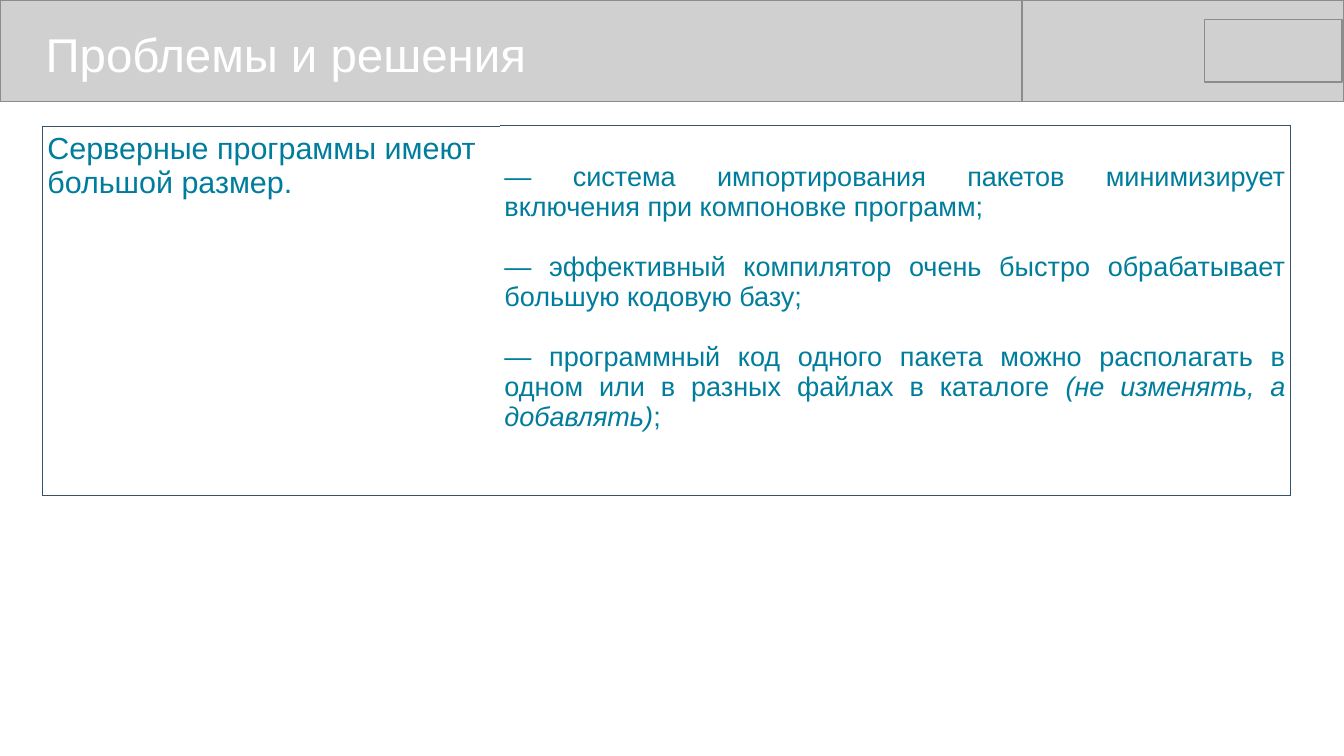
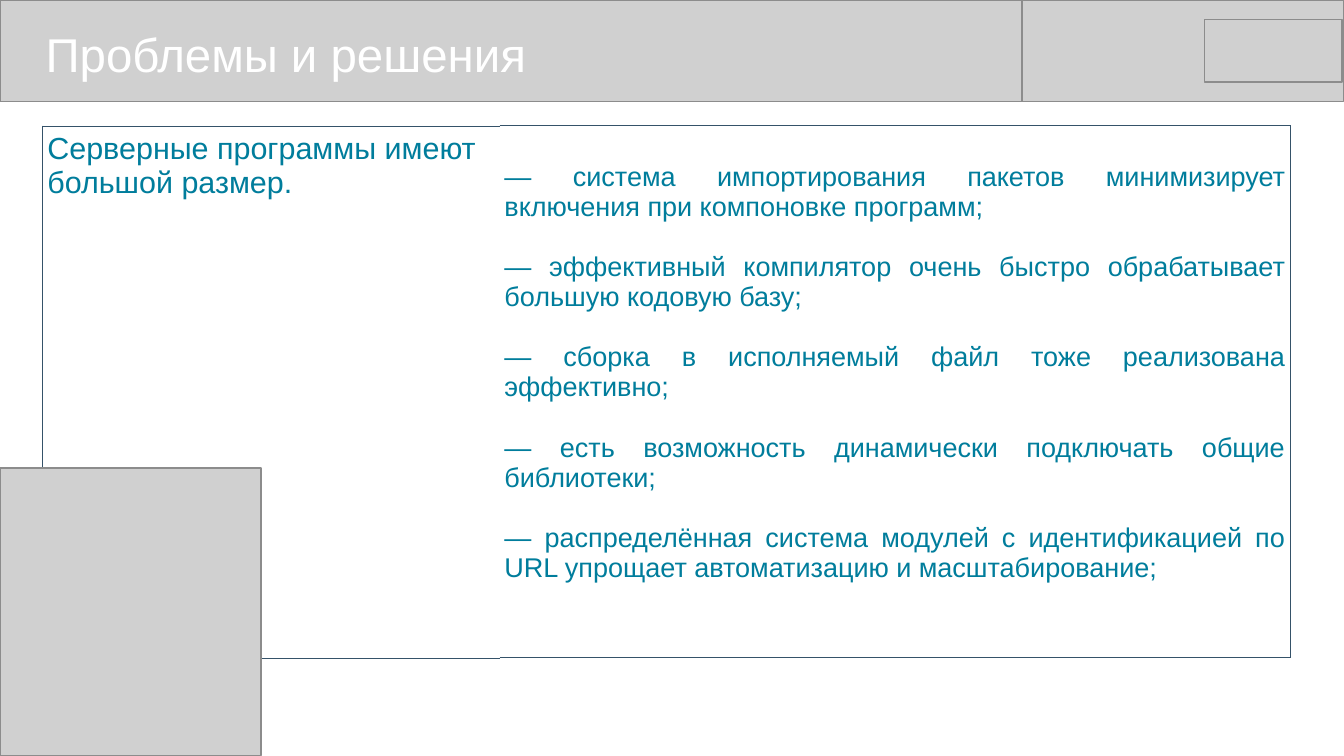
Before and after one commit to mike-shock/Go_language, a slide deck: slide 12 of view/Go_View.odp (slide 11 before the commit). Drawn at 1344x756 pixels with LibreOffice and Linux fonts; fonts in the diff are those of the drawing; grey boxes stand for pictures. Boxes give left, top, right and bottom in pixels: in the first picture for what was removed or moved away, otherwise in the second. Text is boxed around its words. In the diff, an @@ line names an element or a change of style, - is before the commit and + after.

```diff
--- a/view/Go_View.odp
+++ b/view/Go_View.odp
@@ table at bbox=[43, 126, 1292, 617] @@
-row 1, column 2: — система импортирования пакетов минимизирует включения при компоновке программ; / — эффективный компилятор очень быстро обрабатывает большую кодовую базу; / — программный код одного пакета можно располагать в одном или в разных файлах в каталоге (не изменять, а добавлять);
+row 1, column 2: — система импортирования пакетов минимизирует включения при компоновке программ; / — эффективный компилятор очень быстро обрабатывает большую кодовую базу; / — сборка в исполняемый файл тоже реализована эффективно; / — есть возможность динамически подключать общие библиотеки; / — распределённая система модулей с идентификацией по URL упрощает автоматизацию и масштабирование;
@@ picture added at bbox=[0, 468, 261, 756] @@
```
Also in this commit, not shown: 13 other slides changed, 1 slide added, 6 other files.
